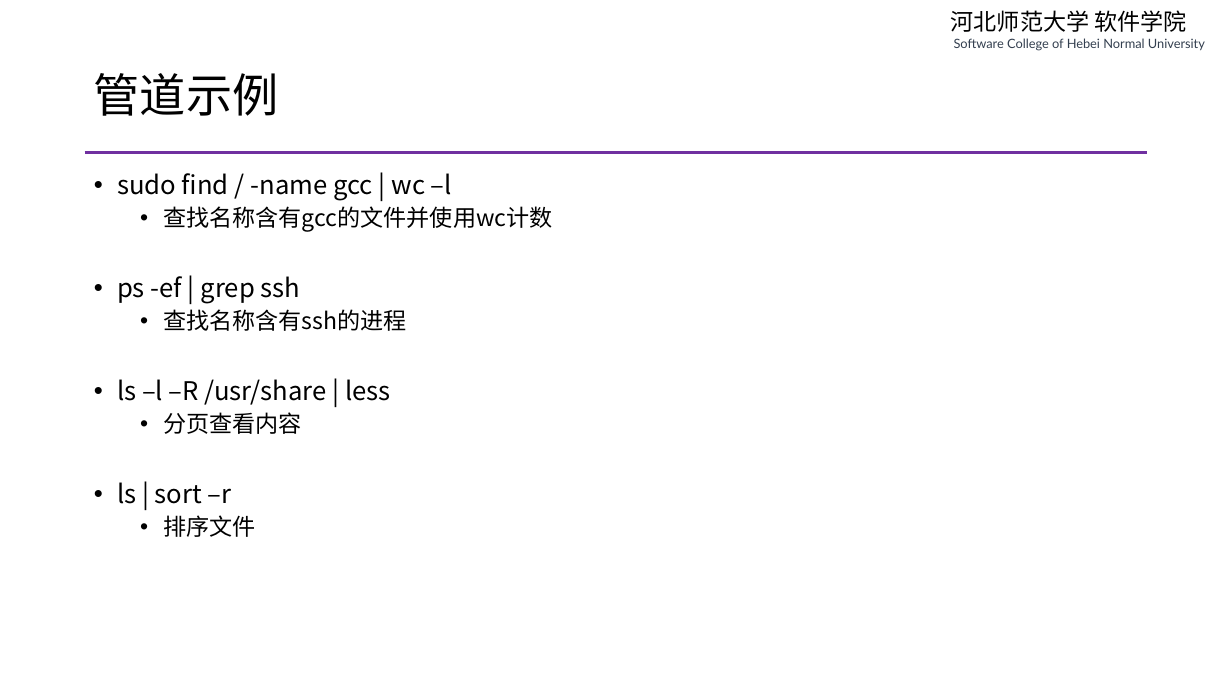
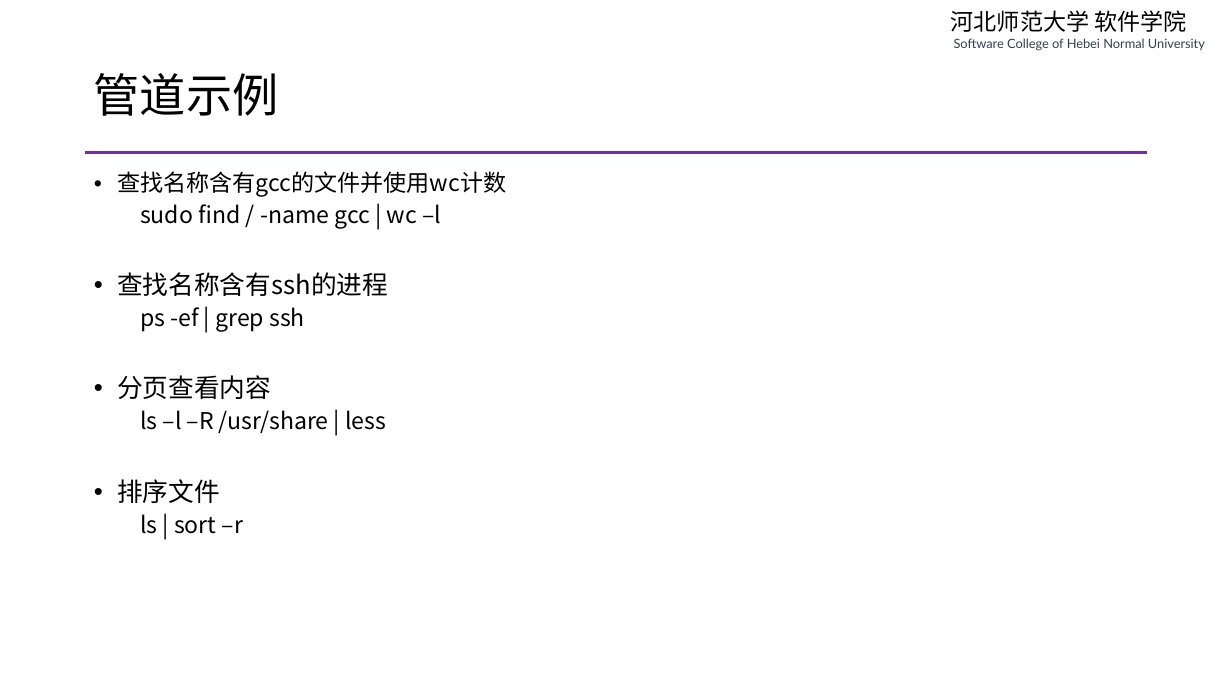
Before and after one commit to edu2act/course-php-serverside-development-on-linux, a slide deck: slide 15 of materials/slides/ch01-review-and-linux.pptx. Drawn at 1232x693 pixels with LibreOffice and Linux fonts; fonts in the diff are those of the drawing. Boxes give left, top, right and bottom in pixels: in the first picture for what was removed or moved away, otherwise in the second. Text is boxed around its words. In the diff, an @@ line names an element or a change of style, - is before the commit and + after.

```diff
--- a/materials/slides/ch01-review-and-linux.pptx
+++ b/materials/slides/ch01-review-and-linux.pptx
@@ text at box(117, 171, 506, 197): paragraph added @@
+• 查找名称含有gcc的文件并使用wc计数
@@ text at box(140, 204, 441, 534): size 20 to 18 pt in "sudo find / -name gcc | wc ...", "ps -ef | grep ssh", "ls –l –R /usr/share | less", "ls | sort –r"; bullet • to none; list level 1 to 2 in "sudo find / -name gcc ..."; list level 1 to 2 in "ps -ef | grep ssh"; list level 1 to 2 in "ls –l –R /usr/share | ..."; list level 1 to 2 in "ls | sort –r" @@
@@ text at box(117, 272, 388, 296): text changed; size 18 to 20 pt @@
-  • 查找名称含有gcc的文件并使用wc计数
+• 查找名称含有ssh的进程
@@ text at box(117, 375, 271, 399): text changed; size 18 to 20 pt @@
-  • 查找名称含有ssh的进程
+• 分页查看内容
@@ text at box(117, 479, 220, 503): text changed; size 18 to 20 pt @@
-  • 分页查看内容
+• 排序文件
@@ text at box(163, 515, 255, 537): paragraph removed @@
-  • 排序文件
```
Also in this commit, not shown: 4 other slides changed, 3 other files.
